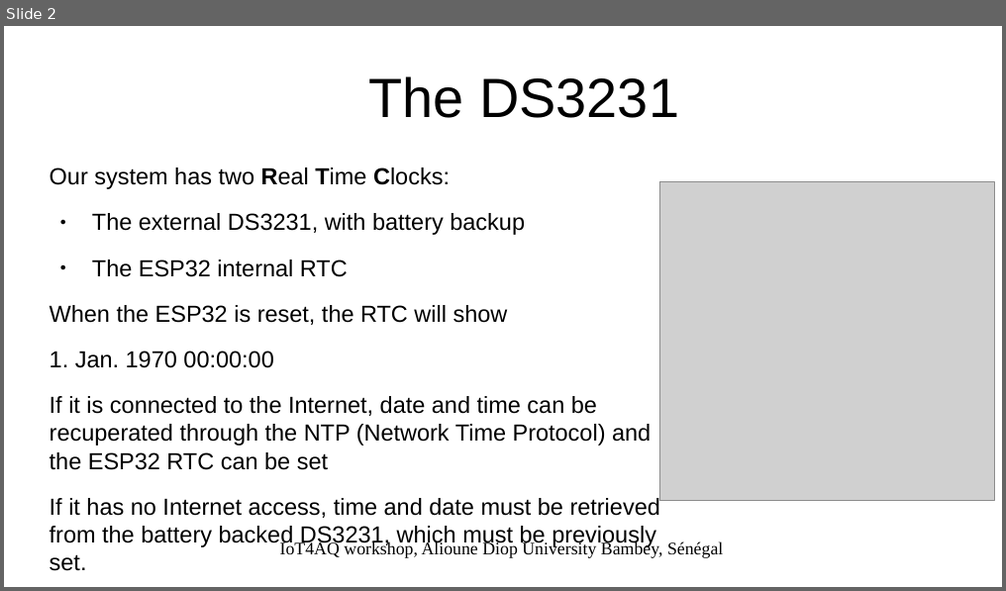
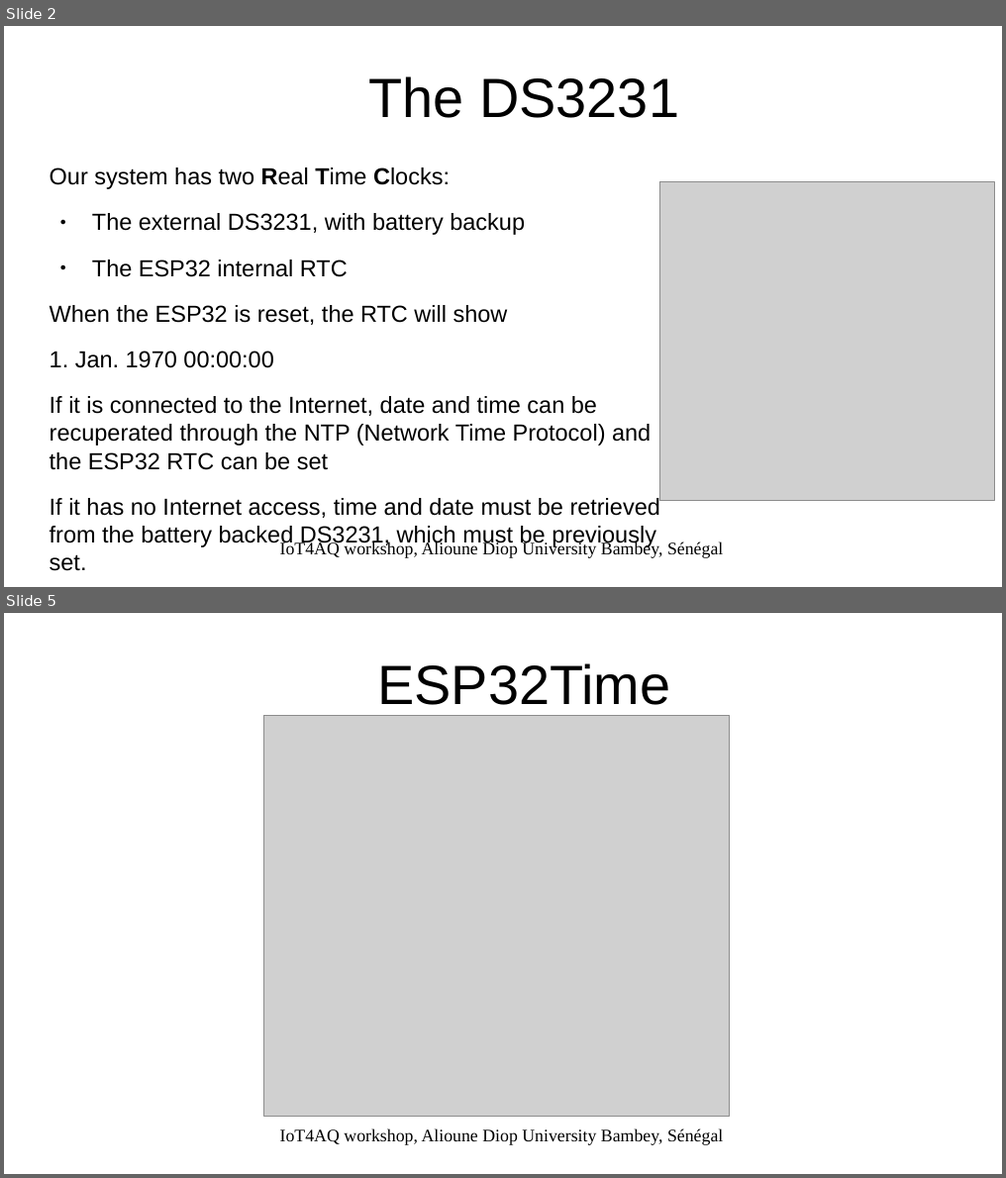
Before and after one commit to uraich/IoT4AQ, a slide deck: workshop/slides/iot4aq_rtc.odp. Shown one above the other, each under a label of ours: slide 2 before the commit, slides 2 and 5 after it; the slides between them are not shown. The pictures are 1006x591 and 1006x1178 pixels, drawn with LibreOffice and Linux fonts; fonts in the diff are those of the drawing; grey boxes stand for pictures; background and template pictures are left out. Boxes give left, top, right and bottom in pixels: in the first picture for what was removed or moved away, otherwise in the second. Text is boxed around its words. In the diff, an @@ line names an element or a change of style, - is before the commit and + after.

```diff
--- a/workshop/slides/iot4aq_rtc.odp
+++ b/workshop/slides/iot4aq_rtc.odp
@@ slide 5 added at [4, 613, 1002, 1174], background #FFFFFF @@
@@ title added at [377, 663, 670, 705], 44 pt, text #000000 @@
+ESP32Time
@@ picture added at [264, 715, 731, 1117] @@
@@ text added at [280, 1129, 723, 1146], 14 pt, text #000000 @@
+IoT4AQ workshop, Alioune Diop University Bambey, Sénégal
```
Also in this commit, not shown: 1 slide changed, 8 other slides added, 8 other files.
